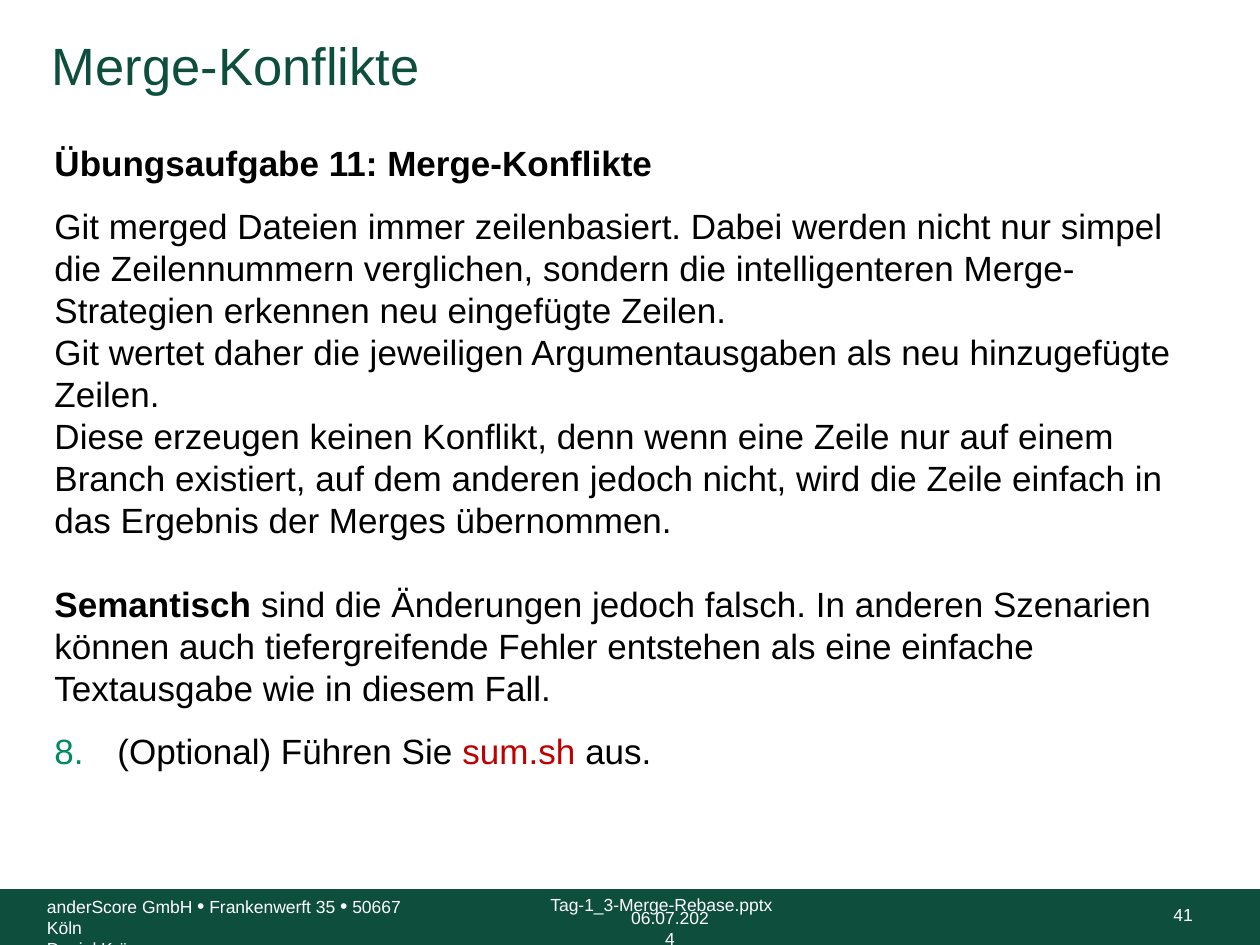
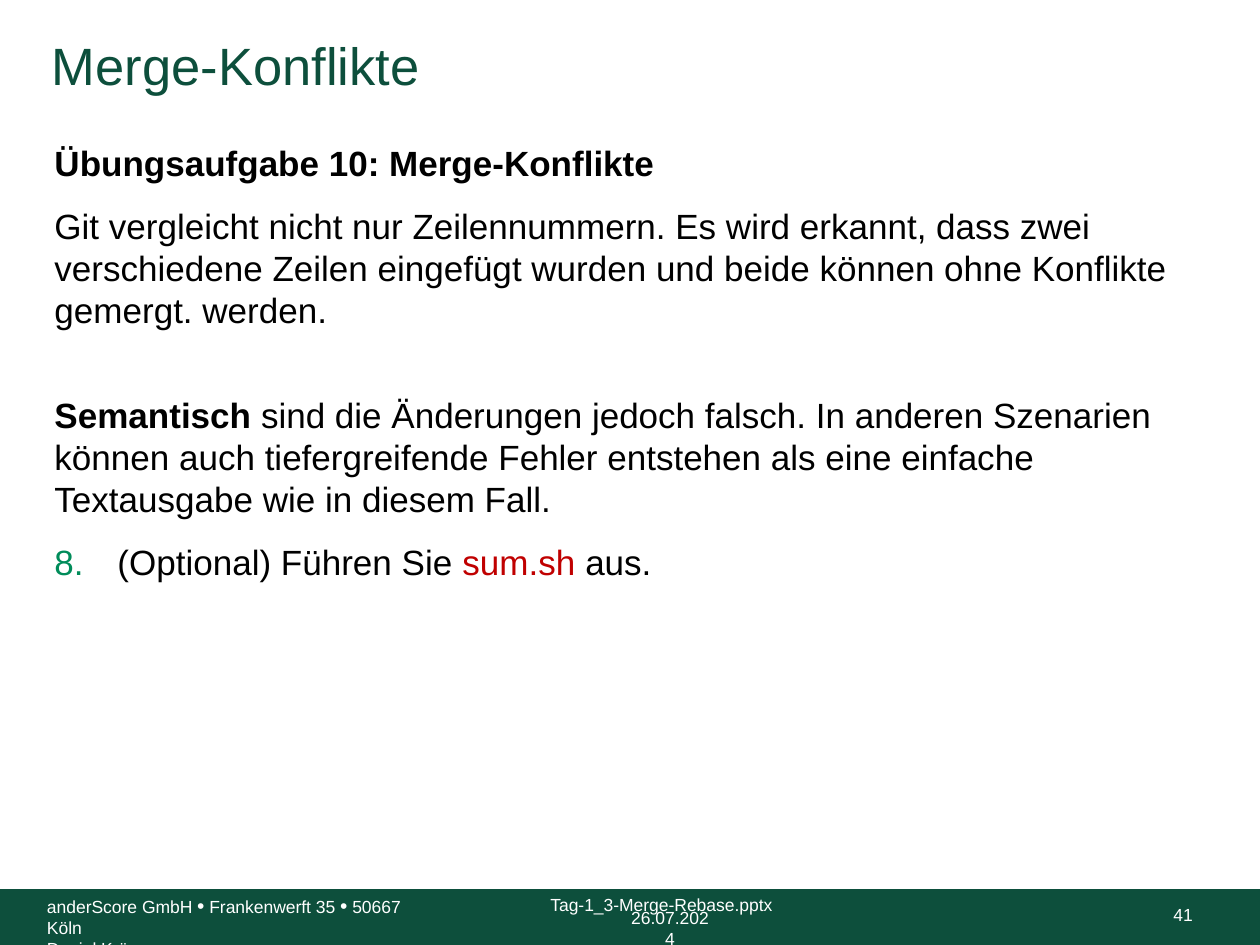
Before and after one commit to anderscore-gmbh/gitlab, a slide deck: slide 41 of slides/Tag-1_3-Merge-Rebase.pptx. Drawn at 1260x945 pixels with LibreOffice and Linux fonts; fonts in the diff are those of the drawing; background and template pictures are left out. Boxes give left, top, right and bottom in pixels: in the first picture for what was removed or moved away, otherwise in the second. Text is boxed around its words. In the diff, an @@ line names an element or a change of style, - is before the commit and + after.

```diff
--- a/slides/Tag-1_3-Merge-Rebase.pptx
+++ b/slides/Tag-1_3-Merge-Rebase.pptx
@@ text at bbox=[54, 148, 1166, 519]: text changed @@
-Übungsaufgabe 11: Merge-Konflikte
-Git merged Dateien immer zeilenbasiert. Dabei werden nicht nur simpel die Zeilennummern verglichen, sondern die intelligenteren Merge-Strategien erkennen neu eingefügte Zeilen.
-Git wertet daher die jeweiligen Argumentausgaben als neu hinzugefügte Zeilen.
-Diese erzeugen keinen Konflikt, denn wenn eine Zeile nur auf einem Branch existiert, auf dem anderen jedoch nicht, wird die Zeile einfach in das Ergebnis der Merges übernommen.
-Semantisch sind die Änderungen jedoch falsch. In anderen Szenarien können auch tiefergreifende Fehler entstehen als eine einfache Textausgabe wie in diesem Fall.
+Übungsaufgabe 10: Merge-Konflikte
+Git vergleicht nicht nur Zeilennummern. Es wird erkannt, dass zwei verschiedene Zeilen eingefügt wurden und beide können ohne Konflikte gemergt. werden.
+Semantisch sind die Änderungen jedoch falsch. In anderen Szenarien können auch tiefergreifende Fehler entstehen als eine einfache Textausgabe wie in diesem Fall.
@@ text at bbox=[631, 911, 709, 924]: text changed @@
-06.07.2024
+26.07.2024
```
Also in this commit, not shown: 117 other slides changed, 1 other file.
